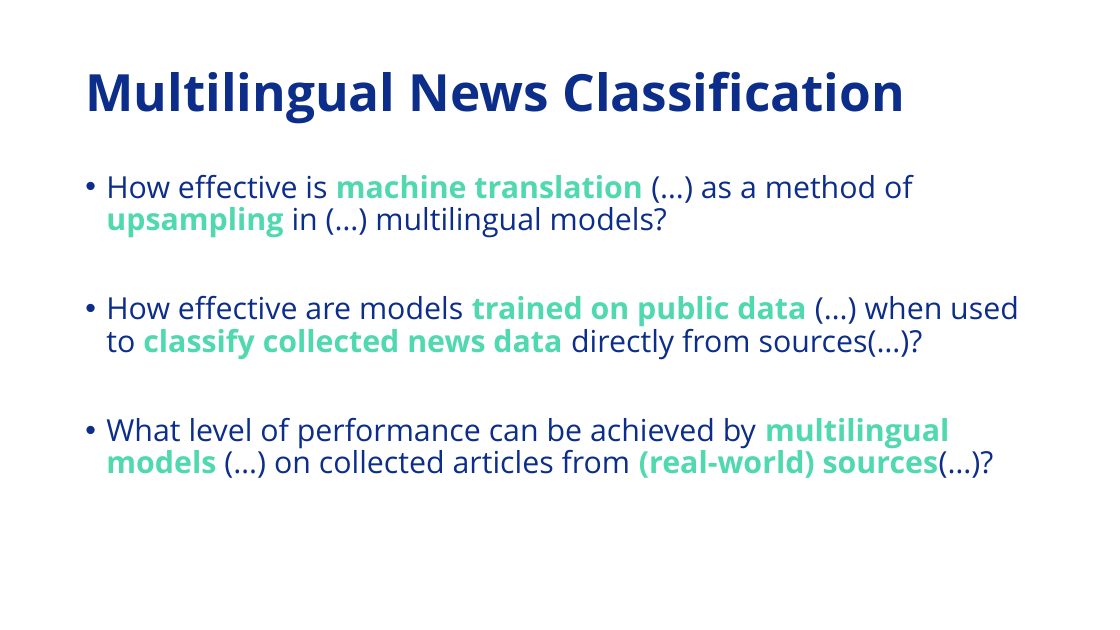
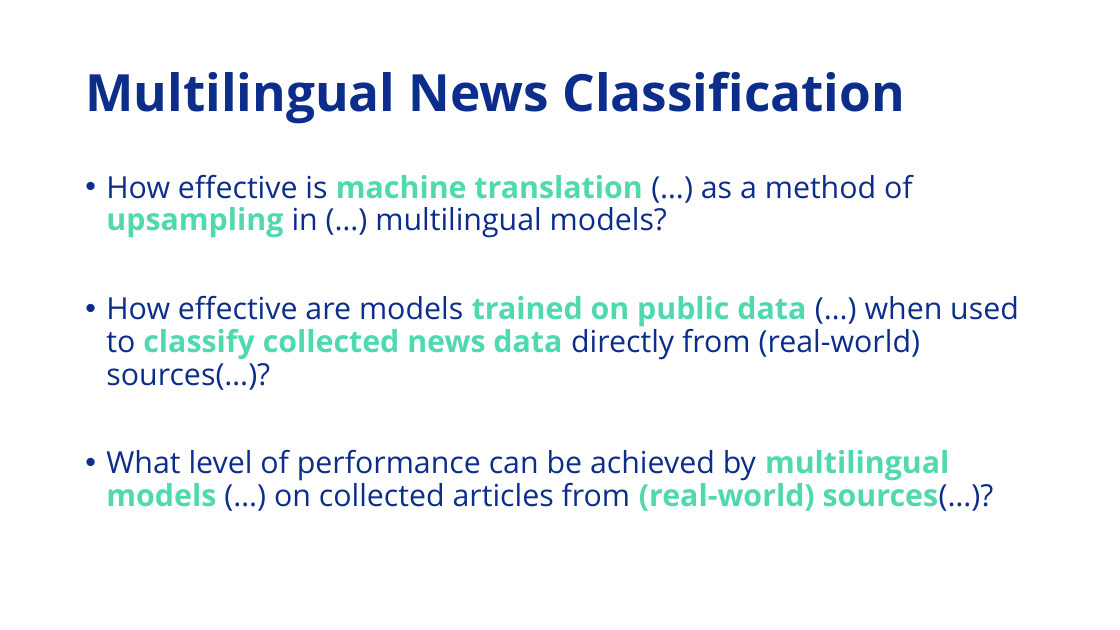
Before and after one commit to Adamanatite/nlp-global-news-monitor, a slide deck: slide 26 of research/Video Presentation D1.pptx (slide 25 before the commit). Drawn at 1120x630 pixels with LibreOffice and Linux fonts; fonts in the diff are those of the drawing. Boxes give left, top, right and bottom in pixels: in the first picture for what was removed or moved away, otherwise in the second. Text is boxed around its words. In the diff, an @@ line names an element or a change of style, - is before the commit and + after.

```diff
--- a/research/Video Presentation D1.pptx
+++ b/research/Video Presentation D1.pptx
@@ text at (106, 295, 1019, 390): text changed @@
-• How effective are models trained on public data (…) when used to classify collected news data directly from sources(…)?
+• How effective are models trained on public data (…) when used to classify collected news data directly from (real-world) sources(…)?
```
Also in this commit, not shown: 8 other slides changed, 1 slide added, 5 other files.
